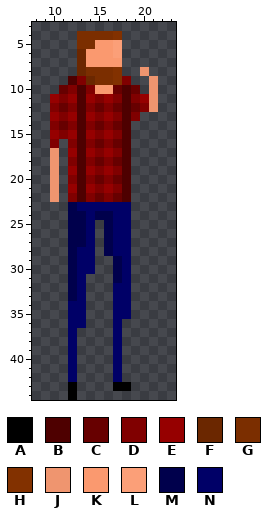
Pixel-art sprite, stored at AIEGameProject/bin/textures/Player Sprites/Lumberjack.png. The picture above is the old version.
The file is 240x360 pixels, drawn in blocks of 8x8; one block is one cell here. Shown: x 8..23, y 3..44.
Palette (. is transparent): A #000000  B #4e0000  C #670000  D #800000  E #960000  F #6b2700  G #7b2e00  H #823100  J #ef956f  K #fa996f  L #fb9f78  M #00004c  N #000067
Pixels before, first column x 10:
 4 ...GGGGH....
 5 ...GGKKL....
 6 ...FKKKL....
 7 ...FKKKK....
 8 ...FGGGH..J.
 9 ..BDFGGHD..J
10 .CDBDKKCBC.J
11 EDEBEDEDBDEJ
12 DCDBDCDCBCDJ
13 EDEBEDEDBD..
14 DCDBDCDCB...
15 EDEBEDEDB...
16 D.DBDCDCB...
17 J.EBEDEDB...
18 J.DBDCDCB...
19 J.EBEDEDB...
20 J.DBDCDCB...
21 J.EBEDEDB...
22 J.DBDCDCB...
23 ..MNNNNNN...
24 ..MMNMMNN...
25 ..MMN.MNN...
26 ..MMN.MNN...
27 ..MMN.MNN...
28 ..MNN.MNN...
29 ..MNN..MN...
30 ..MNN..MN...
31 ..MN...MN...
32 ..MN...NN...
33 ..MN...NN...
34 ..NN...NN...
35 ..NN...NN...
36 ..NN...N....
37 ..N....N....
38 ..N....N....
39 ..N....N....
40 ..N....N....
41 ..N....N....
42 ..N....N....
43 ..A....AA...
44 ..A.........
The result:
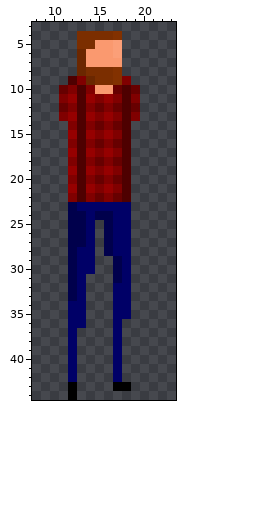
The exact change:
Changed rows in their new state; - is an unchanged pixel.
first column x 10:
 8 ----------.-
 9 -----------.
10 -----------.
11 .---------..
12 .---------..
13 .-----------
14 ..----------
15 ..----------
16 .-----------
17 .-----------
18 .-----------
19 .-----------
20 .-----------
21 .-----------
22 .-----------
Pixel boxes of the changes (left, top, right, bottom) in both pictures:
erased: (140, 67, 158, 112)
erased: (50, 94, 68, 202)
